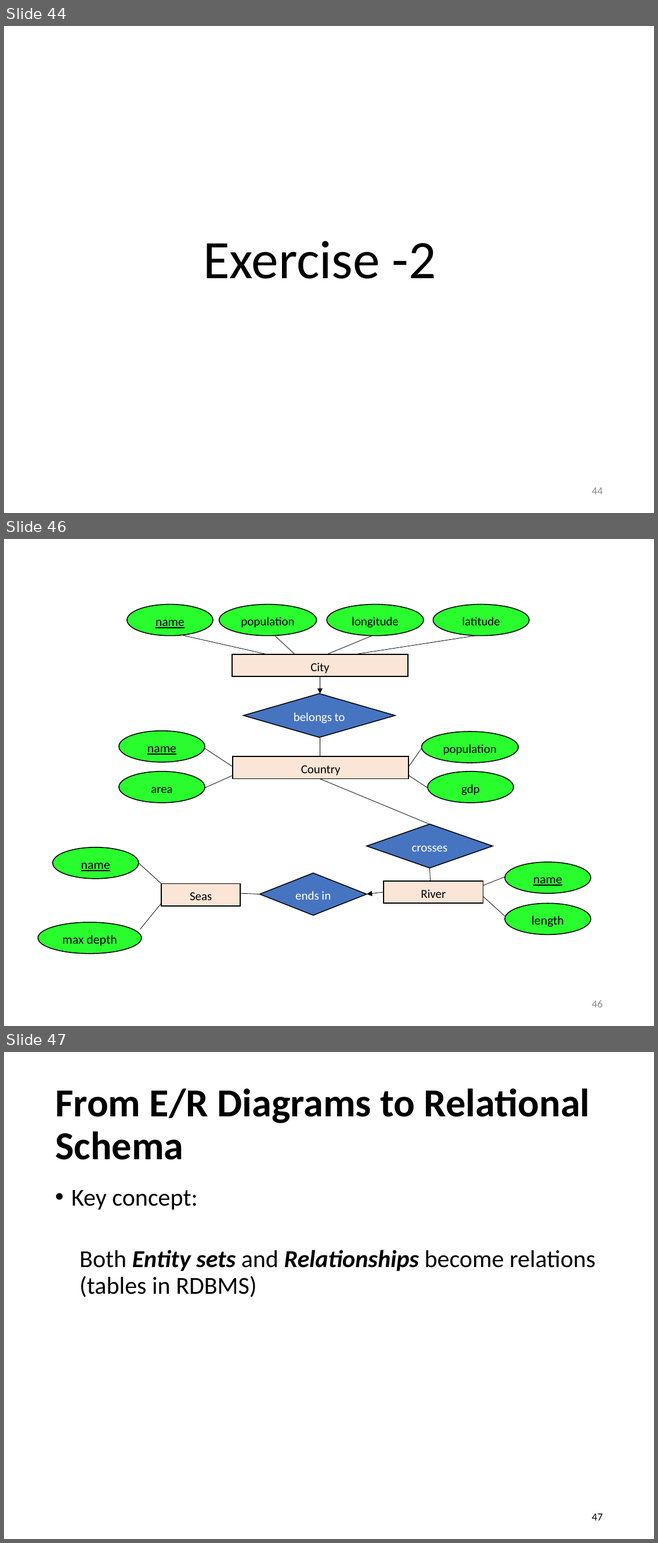
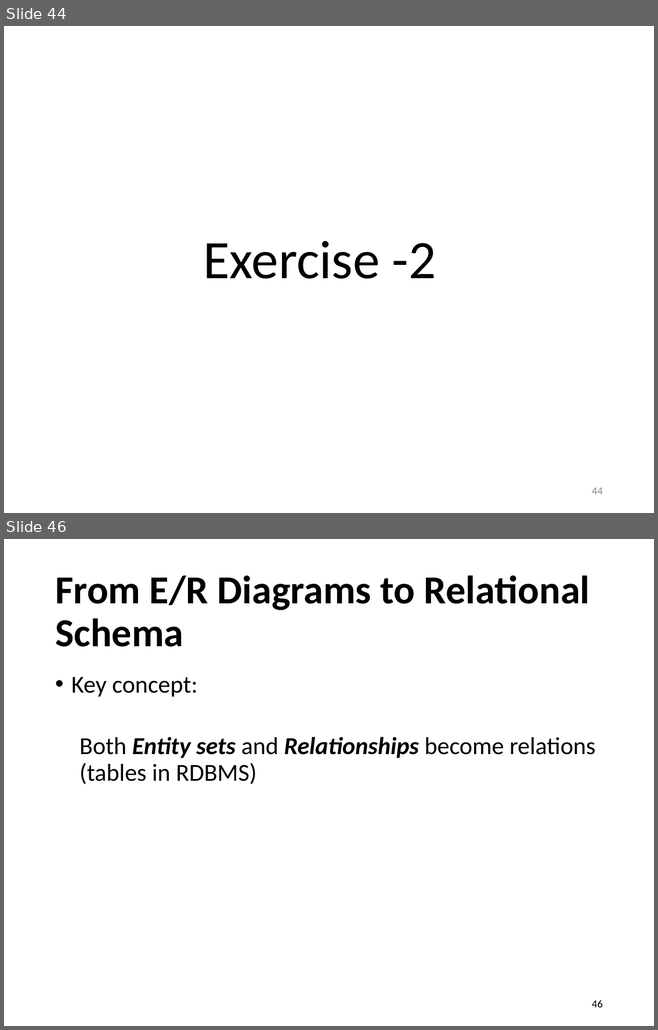
Before and after one commit to sfu-db/cmpt354, a slide deck: Lectures/lec8-er-model.pptx. Shown one above the other, each under a label of ours: slides 44, 46 and 47 before the commit, slides 44 and 46 after it; the slides between them are not shown. The pictures are 658x1543 and 658x1030 pixels, drawn with LibreOffice and Linux fonts; fonts in the diff are those of the drawing. Boxes give left, top, right and bottom in pixels: in the first picture for what was removed or moved away, otherwise in the second. Text is boxed around its words. In the diff, an @@ line names an element or a change of style, - is before the commit and + after.

```diff
--- a/Lectures/lec8-er-model.pptx
+++ b/Lectures/lec8-er-model.pptx
@@ slide 46 removed at (4, 539, 654, 1026), background #FFFFFF @@
@@ line removed from (139, 863) to (161, 884) @@
@@ group removed at (38, 605, 590, 954): 15 lines, 12 ellipses, 4 rectangles, 3 diamonds, 2 arrows @@
-name
-population
-longitude
-latitude
-City
-belongs to
-Country
-name
-area
-population
-gdp
-crosses
-River
-name
-length
-ends in
-Seas
-name
-max depth
@@ page number removed at (592, 1000, 603, 1008) @@
-46
@@ what was slide 47 is now slide 46 @@
@@ page number at (592, 1000, 603, 1008): text changed @@
-47
+46
```
Also in this commit, not shown: 4 slides changed, 13 other files.
